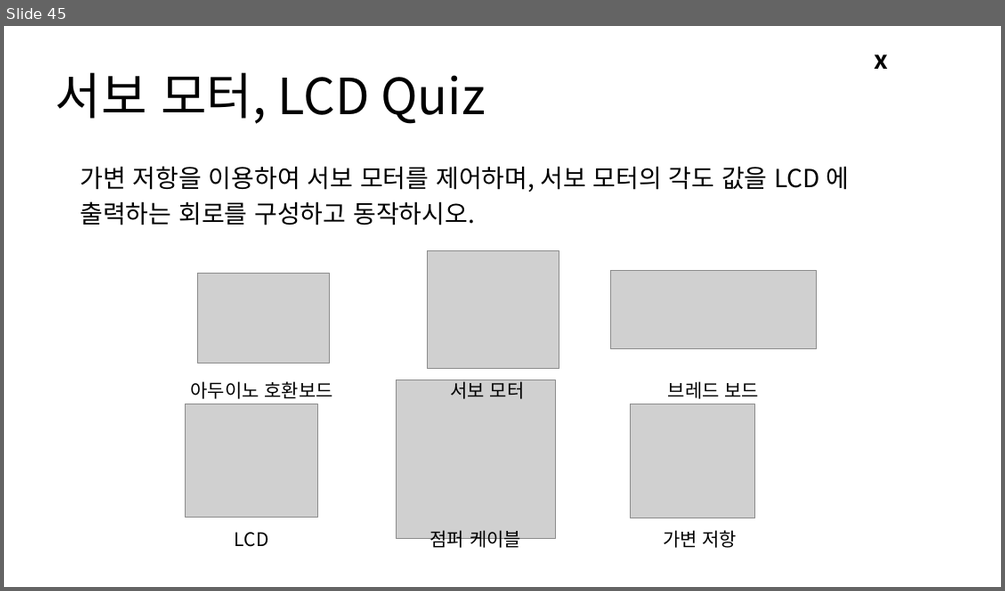
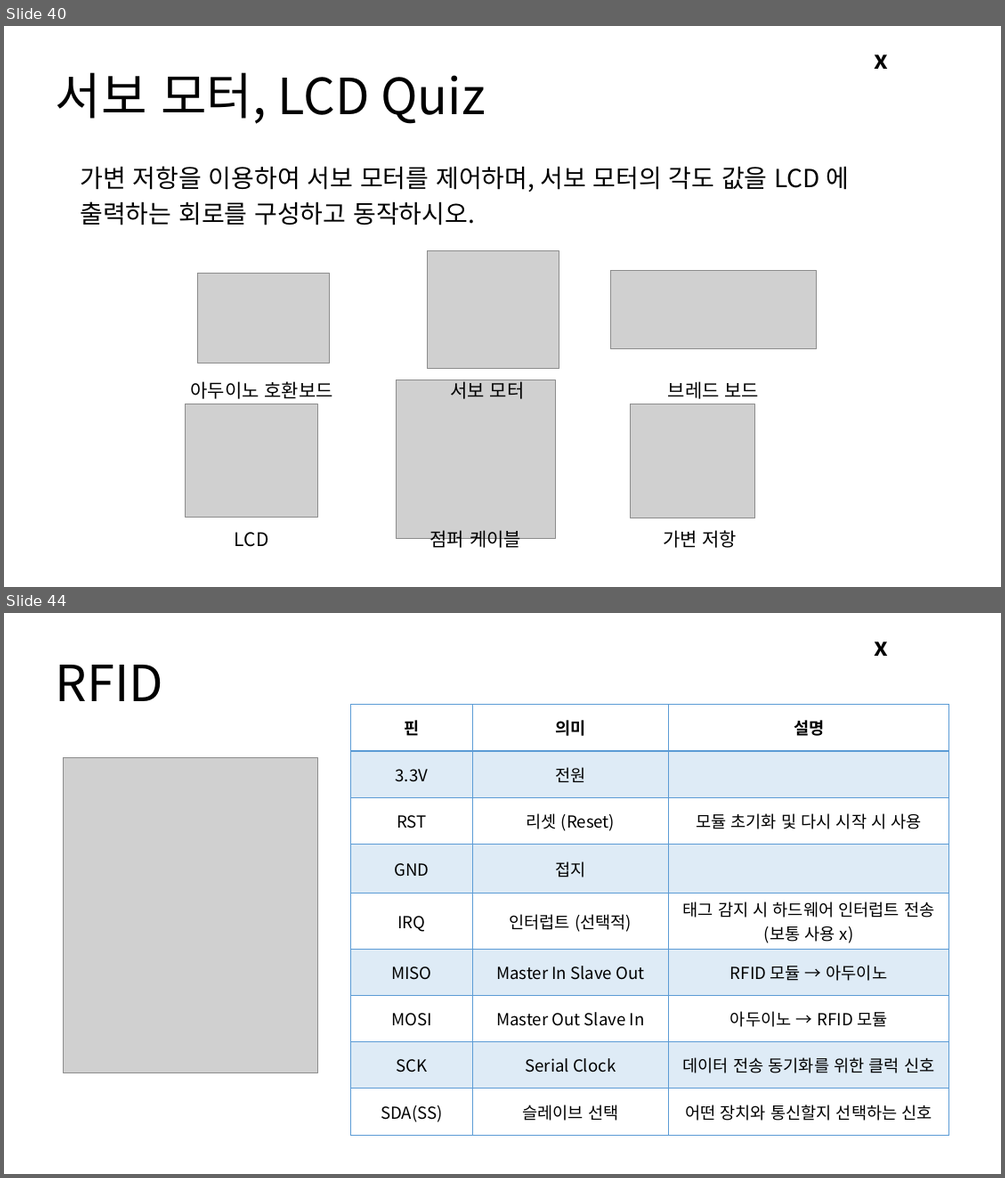
Before and after one commit to Leader-Lesson/KDT_RE_3rd, a slide deck: material/Arduino/03_아두이노 활용하기 2.pptx. Shown one above the other, each under a label of ours: slide 45 before the commit, slides 40 and 44 after it; the slides between them are not shown. The pictures are 1005x591 and 1005x1178 pixels, drawn with LibreOffice and Linux fonts; fonts in the diff are those of the drawing; grey boxes stand for pictures; background and template pictures are left out. Boxes give left, top, right and bottom in pixels: in the first picture for what was removed or moved away, otherwise in the second. Text is boxed around its words. In the diff, an @@ line names an element or a change of style, - is before the commit and + after.

```diff
--- a/material/Arduino/03_아두이노 활용하기 2.pptx
+++ b/material/Arduino/03_아두이노 활용하기 2.pptx
@@ slide 44 added at box(4, 613, 1001, 1174), background #FFFFFF; not listed: 1 template element that a slide beside it also shows @@
@@ title added at box(56, 665, 163, 701), 48 pt, text #000000 @@
+RFID
@@ table added at box(351, 705, 948, 1127), 9 rows, 3 columns @@
+핀 | 의미 | 설명
+3.3V | 전원 | 
+RST | 리셋 (Reset) | 모듈 초기화 및 다시 시작 시 사용
+GND | 접지 | 
+IRQ | 인터럽트 (선택적) | 태그 감지 시 하드웨어 인터럽트 전송 / (보통 사용 x)
+MISO | Master In Slave Out | RFID 모듈 → 아두이노
+MOSI | Master Out Slave In | 아두이노 → RFID 모듈
+SCK | Serial Clock | 데이터 전송 동기화를 위한 클럭 신호
+SDA(SS) | 슬레이브 선택 | 어떤 장치와 통신할지 선택하는 신호
@@ picture added at box(64, 758, 319, 1073) @@
@@ what was slide 45 is now slide 40 @@
```
Also in this commit, not shown: 6 slides changed, 15 other slides added, 11 slides removed, 5 other files.
